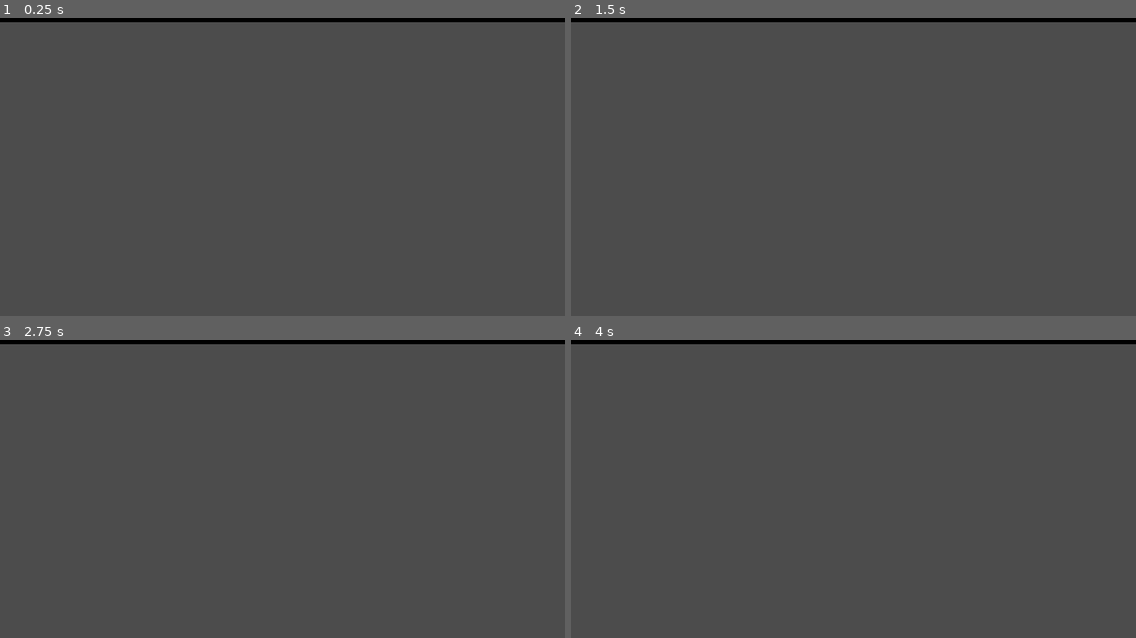
Above: before the commit, frames 1-4 (two rows, left to right).
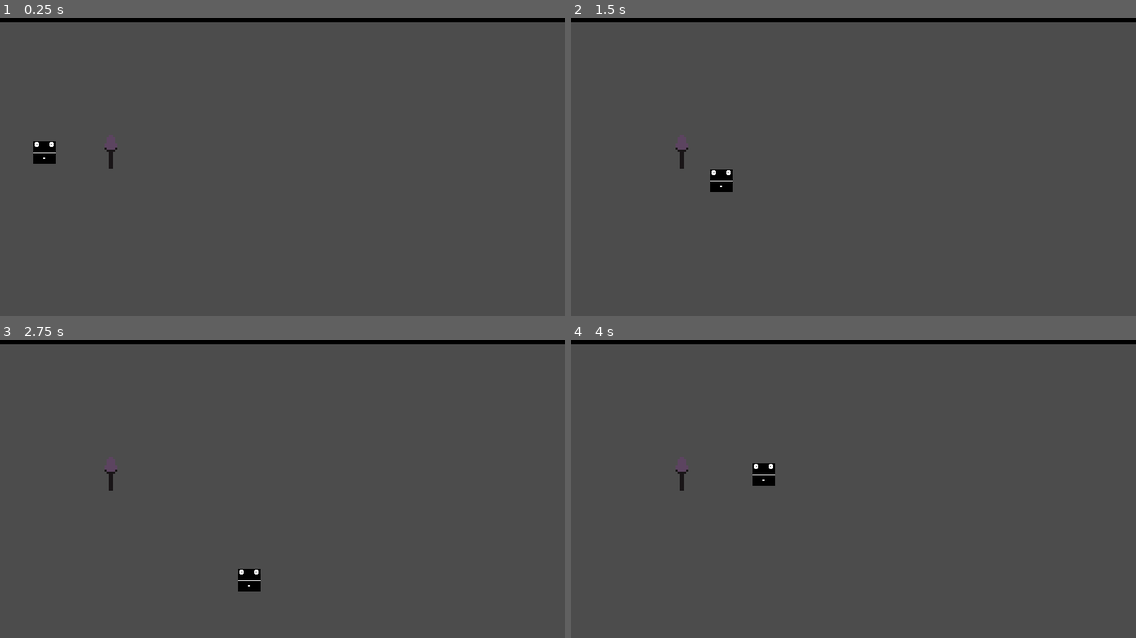
Above: after the commit, the same moments.

Repository: Academia-Team/Academia-Fall-of-the-Citadel
Game: Godot game, scene res://scene/gamescr.tscn
Two runs of this game, one before a commit and one after it. Both use one fixed random seed, a clock stepped at 60 frames per second and the inputs below.
Inputs:
- Up to frame 1 (0.25 s): no input
- Up to frame 2 (1.5 s): tap Enter at 0.5 s; hold Right (move_right) 0.53-1.28 s; hold Down (move_down) from 1.28 s (still down)
- Up to frame 3 (2.75 s): release Down (move_down) at 2.03 s; hold Right (move_right) from 2.03 s (still down)
- Up to frame 4 (4 s): release Right (move_right) at 2.78 s; hold Up (move_up) 2.78-3.53 s; hold Left (move_left) from 3.53 s (still down)

The runs differ from the first frame. In frame 1, 0.4% of the frame differs, in the area x 5-21%, y 41-51%; in frame 2, 0.4%; in frame 3, 0.4%; in frame 4, 0.4%.

Commit message:
Add player and sword to main scene
Makes it easier to test.

Diff:
--- a/scene/gamescr.tscn
+++ b/scene/gamescr.tscn
@@ -1,4 +1,7 @@
-[gd_scene format=2]
+[gd_scene load_steps=3 format=2]
+
+[ext_resource path="res://scene/player.tscn" type="PackedScene" id=1]
+[ext_resource path="res://scene/sword.tscn" type="PackedScene" id=2]
 
 [node name="gamescr" type="Control"]
 anchor_right = 1.0
@@ -8,3 +11,9 @@
 anchor_right = 1.0
 rect_min_size = Vector2( 0, 33 )
 color = Color( 0, 0, 0, 1 )
+
+[node name="player" parent="." instance=ExtResource( 1 )]
+position = Vector2( 63, 218 )
+
+[node name="sword" parent="." instance=ExtResource( 2 )]
+position = Vector2( 172, 199 )
